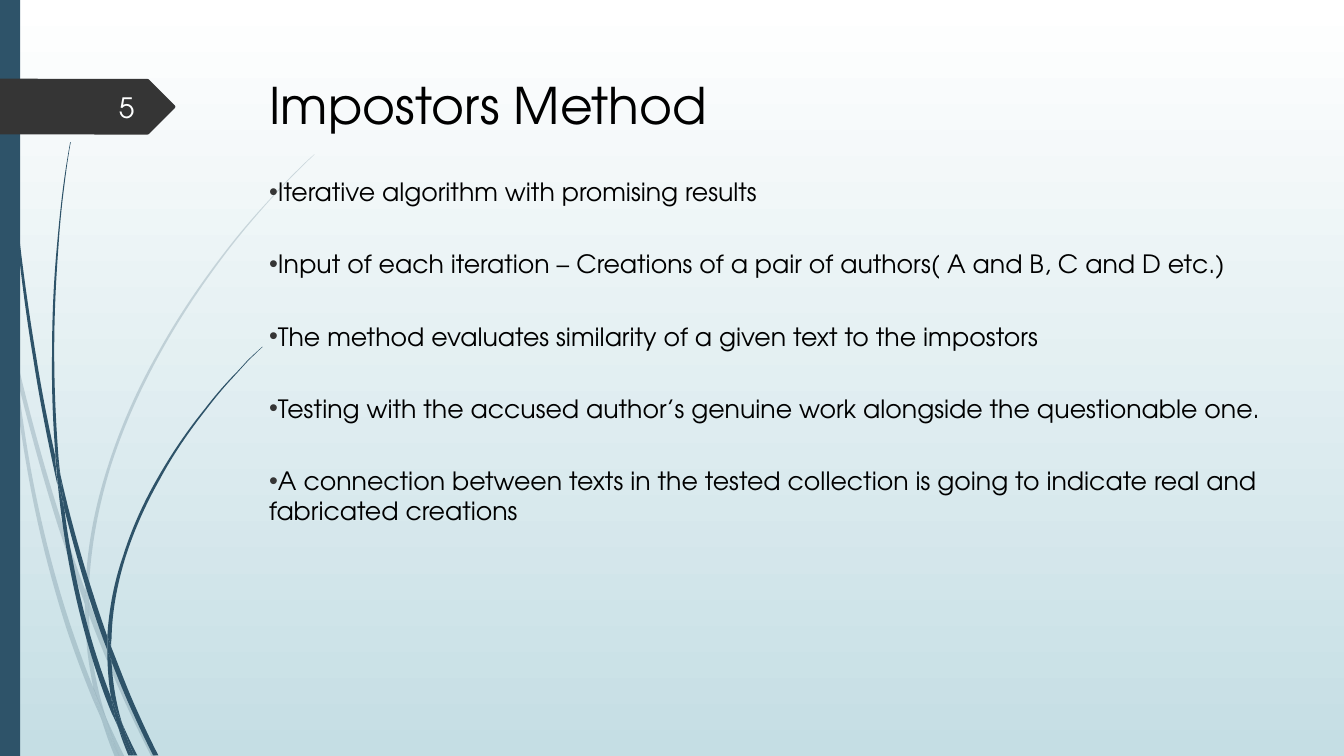
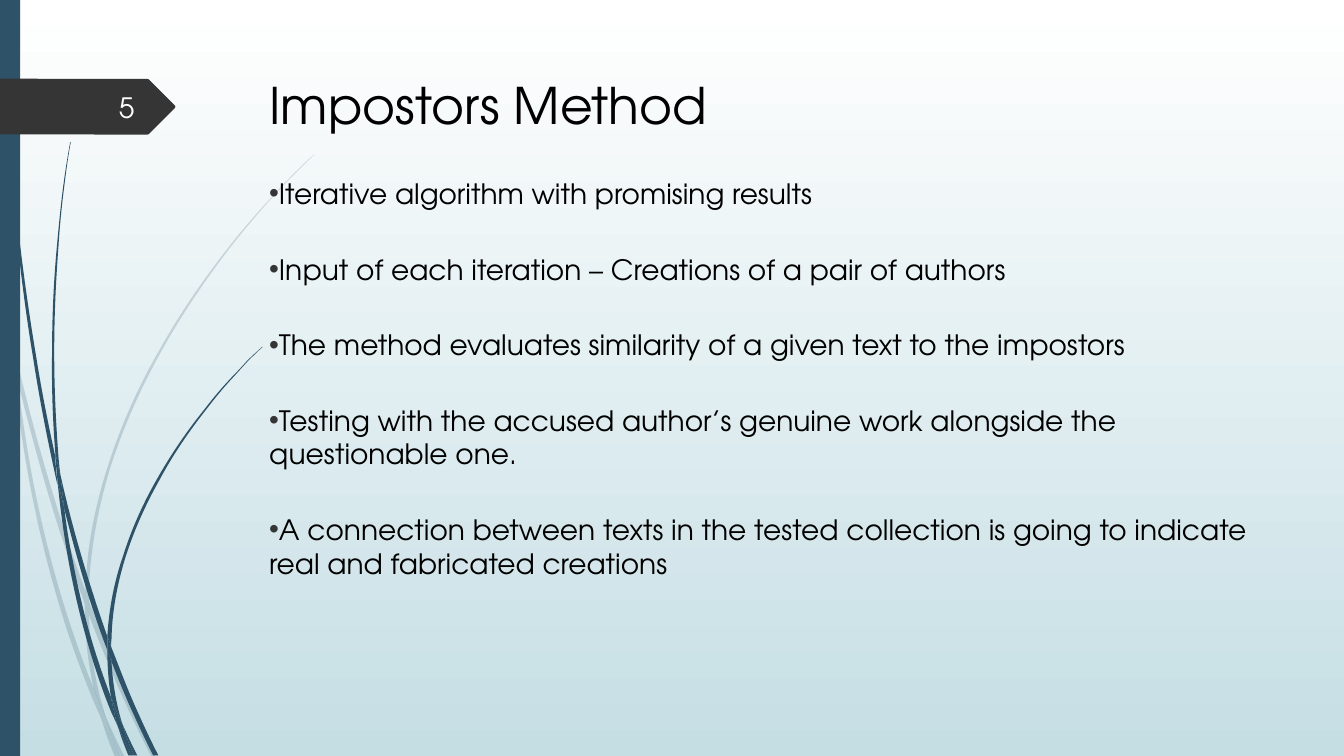
Before and after one commit to kmaltcev/NLP-BiLSTM-model, a slide deck: slide 5 of Capstone Project 21-2-R-13.pptx. Drawn at 1344x756 pixels with LibreOffice and Linux fonts; fonts in the diff are those of the drawing. Boxes give left, top, right and bottom in pixels: in the first picture for what was removed or moved away, otherwise in the second. Text is boxed around its words. In the diff, an @@ line names an element or a change of style, - is before the commit and + after.

```diff
--- a/Capstone Project 21-2-R-13.pptx
+++ b/Capstone Project 21-2-R-13.pptx
@@ text at (269,183,1246,575): size 18 to 20 pt in "Iterative algorithm with promising results", "The method evaluates similarity of a given ...", "Testing with the accused author’s genuine work ...", "A connection between texts in the tested ..." @@
@@ text at (279,259,1006,286): text changed; size 18 to 20 pt @@
-• Input of each iteration – Creations of a pair of authors( A and B, C and D etc.)
+• Input of each iteration – Creations of a pair of authors
```
Also in this commit, not shown: 2 other slides changed.
